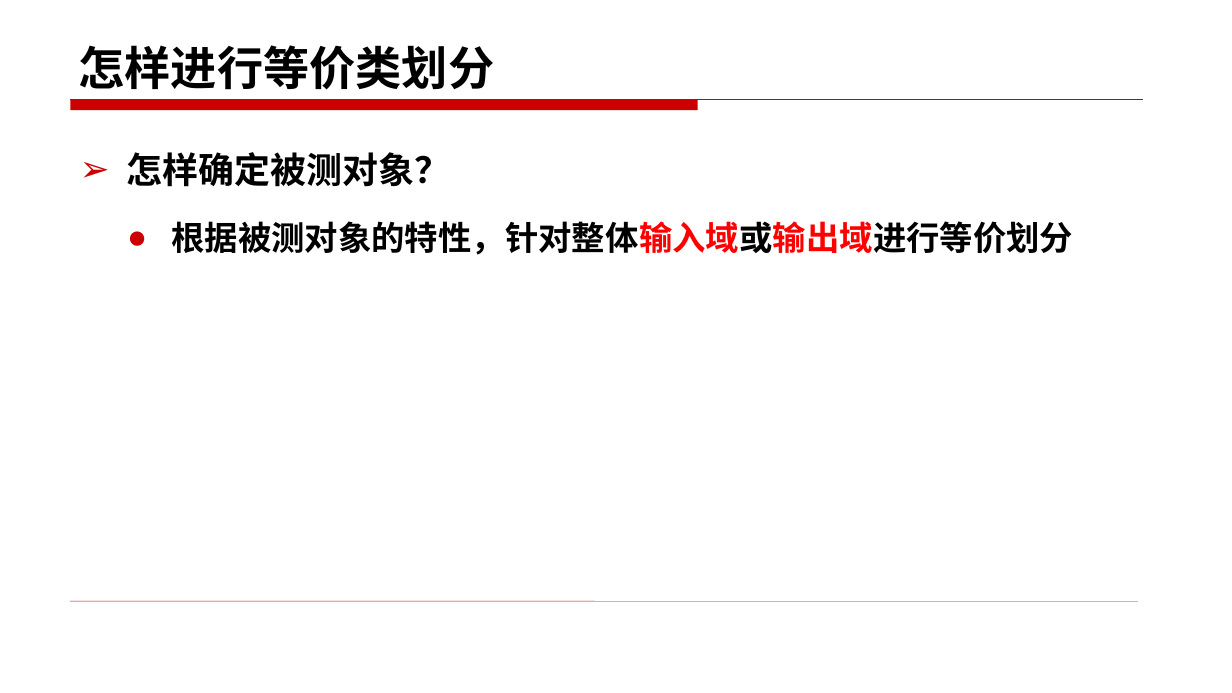
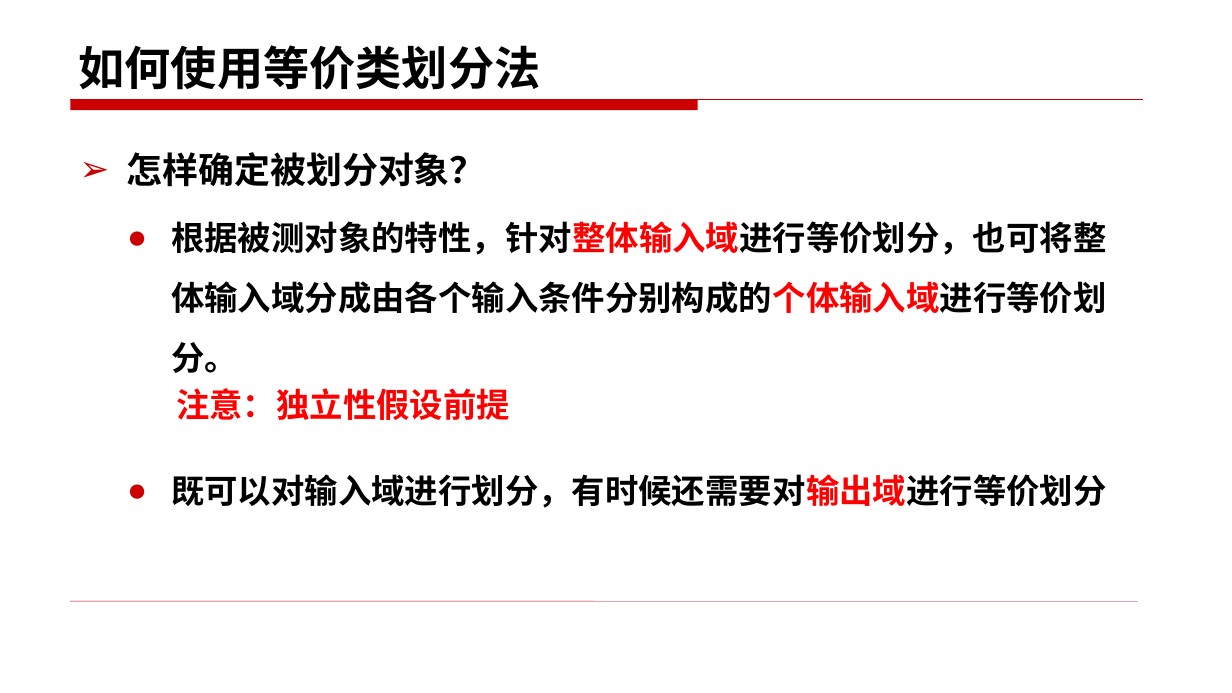
Before and after one commit to changlingling123/Base-of-Testing-2018, a slide deck: slide 14 of 第二部分 软件测试技术/3.1黑盒测试技术——等价类（书上3.3）.pptx (slide 11 before the commit). Drawn at 1232x693 pixels with LibreOffice and Linux fonts; fonts in the diff are those of the drawing. Boxes give left, top, right and bottom in pixels: in the first picture for what was removed or moved away, otherwise in the second. Text is boxed around its words. In the diff, an @@ line names an element or a change of style, - is before the commit and + after.

```diff
--- a/第二部分 软件测试技术/3.1黑盒测试技术——等价类（书上3.3）.pptx
+++ b/第二部分 软件测试技术/3.1黑盒测试技术——等价类（书上3.3）.pptx
@@ title at (x1=78, y1=45, x2=540, y2=90): text changed @@
-怎样进行等价类划分
+如何使用等价类划分法
@@ text at (x1=127, y1=152, x2=1106, y2=508): text changed @@
-➢ 怎样确定被测对象？
-  ● 根据被测对象的特性，针对整体输入域或输出域进行等价划分
+➢ 怎样确定被划分对象？
+  ● 根据被测对象的特性，针对整体输入域进行等价划分，也可将整体输入域分成由各个输入条件分别构成的个体输入域进行等价划分。
+  ● 既可以对输入域进行划分，有时候还需要对输出域进行等价划分
@@ text added at (x1=176, y1=388, x2=510, y2=420), 26 pt, text #FF0000, bold @@
+注意：独立性假设前提
```
Also in this commit, not shown: 27 other slides changed, 9 slides added, 18 slides removed.
